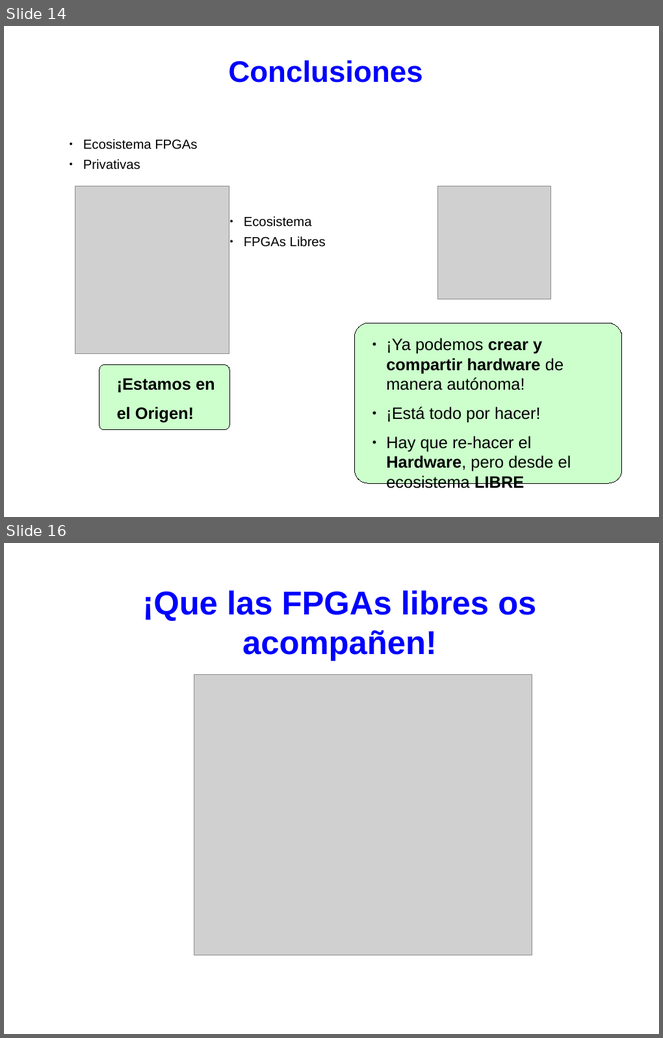
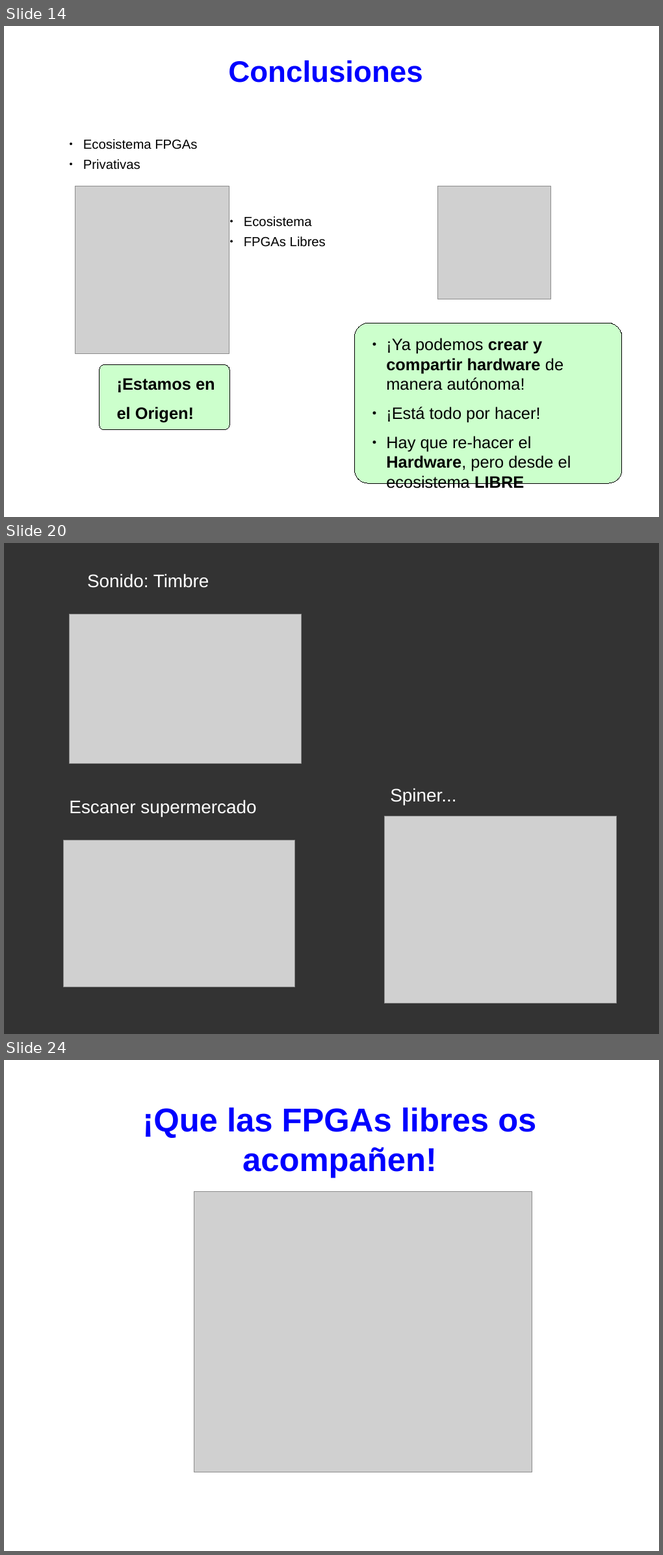
Before and after one commit to Obijuan/myslides, a slide deck: 2021-09-11-FPGAs-Libres-Jornadas-Hw-Libre-Brasi/2021-09-11-FPGAs-libres-Brasil.odp. Shown one above the other, each under a label of ours: slides 14 and 16 before the commit, slides 14, 20 and 24 after it; the slides between them are not shown. The pictures are 663x1038 and 663x1555 pixels, drawn with LibreOffice and Linux fonts; fonts in the diff are those of the drawing; grey boxes stand for pictures. Boxes give left, top, right and bottom in pixels: in the first picture for what was removed or moved away, otherwise in the second. Text is boxed around its words. In the diff, an @@ line names an element or a change of style, - is before the commit and + after.

```diff
--- a/2021-09-11-FPGAs-Libres-Jornadas-Hw-Libre-Brasi/2021-09-11-FPGAs-libres-Brasil.odp
+++ b/2021-09-11-FPGAs-Libres-Jornadas-Hw-Libre-Brasi/2021-09-11-FPGAs-libres-Brasil.odp
@@ slide 20 added at <box>4,543,659,1034</box>, background #333333 @@
@@ text added at <box>87,574,209,588</box>, 22 pt, text #FFFFFF @@
+Sonido: Timbre
@@ picture added at <box>69,615,301,763</box> @@
@@ text added at <box>390,788,456,805</box>, 22 pt, text #FFFFFF @@
+Spiner...
@@ text added at <box>69,800,256,817</box>, 22 pt, text #FFFFFF @@
+Escaner supermercado
@@ picture added at <box>384,817,617,1004</box> @@
@@ picture added at <box>63,840,295,988</box> @@
@@ what was slide 16 is now slide 24 @@
```
Also in this commit, not shown: 3 slides changed, 8 other slides added, 1 other file.
